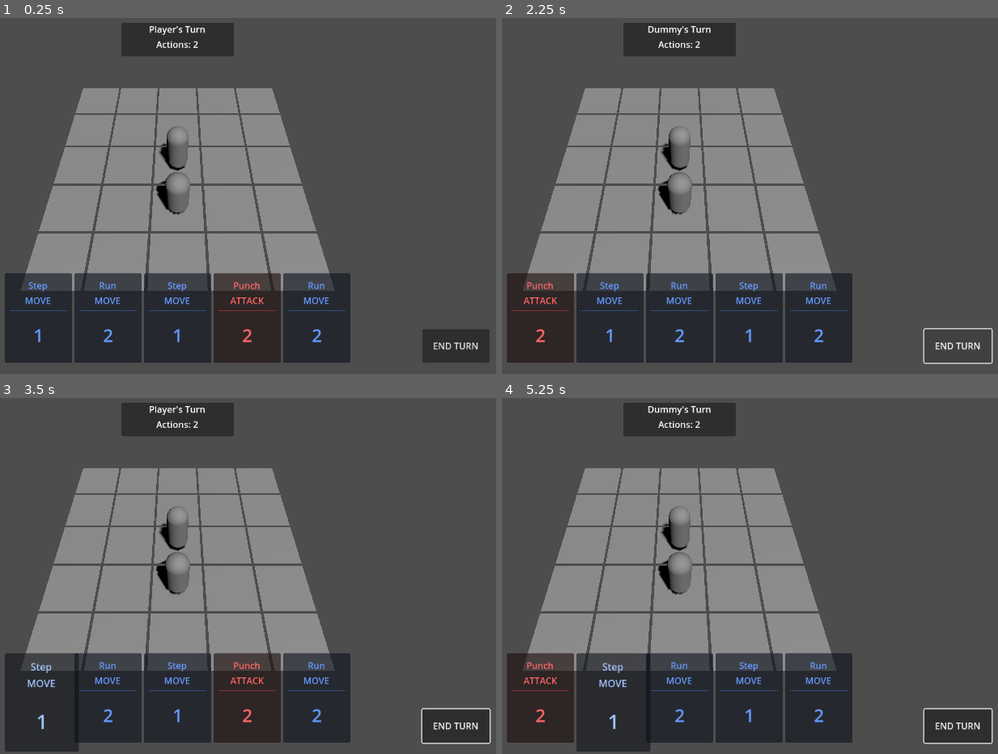
Above: before the commit, frames 1-4 (two rows, left to right).
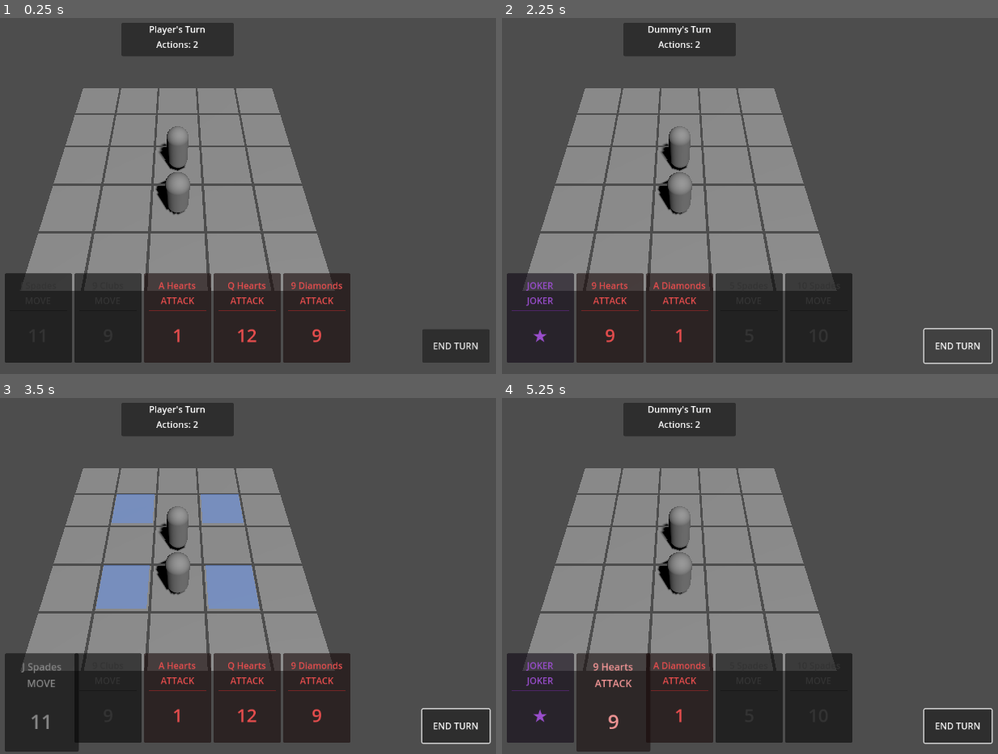
Above: after the commit, the same moments.

Repository: FredBros/king-of-the-apero
Game: Godot game, scene res://scenes/Arena.tscn
Same seed, same stepped clock (60 frames per second), same inputs: the game is played once before the commit and once after it.
Inputs (mouse positions are in pixels of both pictures, inside the frame that each line leads up to):
- Up to frame 1 (0.25 s): no input
- Up to frame 2 (2.25 s): click "END TURN" at 0.5 s; click "END TURN" at 1.25 s; click "END TURN" at 2 s
- Up to frame 3 (3.5 s): tap Enter at 2.75 s; move the mouse to (39, 697) at 2.77 s; click (39, 697) at 2.92 s
- Up to frame 4 (5.25 s): tap Space at 3.5, 5 s; move the mouse to (541, 704) at 3.52 s; click (541, 704) at 3.67 s; tap Enter at 4.25 s; click (541, 704) at 4.42 s; move the mouse to (611, 697) at 5.02 s; click (611, 697) at 5.17 s

The runs differ from the first frame. In frame 1, 1.1% of the frame differs, in the area x 1-70%, y 74-92%; in frame 2, 1.3%; in frame 3, 4.9%, in the area x 4-70%, y 26-93%; in frame 4, 1.3%.

Commit message:
Implement visual feedback and standard 52-card deck rules (Phase 2)
- Add visual highlighting for valid move and attack cells in GridManager.
- Implement wrestler rotation towards target before action.
- Replace test deck with standard 52-card deck + 2 Jokers in DeckManager.
- Define CardData properties for Suit, Rank, and MovePattern.
- Implement game rules based on suits:
  - Spades: Diagonal Move
  - Clubs: Orthogonal Move
  - Hearts: Diagonal Attack
  - Diamonds: Orthogonal Attack
  - Jokers: Omni-directional Move/Attack
- Simplify combat: Attacks deal 1 damage, range 1, removed push mechanics.
- Update CardUI to display suits and ranks (Jokers show star).

Diff:
--- a/scripts/CardData.gd
+++ b/scripts/CardData.gd
@@ -7,8 +7,17 @@
 	THROW
 }
 
+enum MovePattern {
+	ORTHOGONAL, # Pique / Coeur
+	DIAGONAL, # Trefle / Carreau
+	OMNI # Joker
+}
+
 @export var type: CardType
+@export var pattern: MovePattern = MovePattern.ORTHOGONAL
 @export var value: int = 1
 @export var title: String = "Card"
+@export var suit: String = ""
+@export var rank_label: String = ""
 @export var description: String = ""
 @export var icon: Texture2D
--- a/scripts/CardUI.gd
+++ b/scripts/CardUI.gd
@@ -13,19 +13,22 @@
 func setup(data: CardData) -> void:
 	card_data = data
 	title_label.text = data.title
-	value_label.text = str(data.value)
+
+	if data.suit == "Joker":
+		value_label.text = "★"
+	else:
+		value_label.text = str(data.value)
 
 	# Simple visual feedback based on type
-	match data.type:
-		CardData.CardType.MOVE:
-			type_label.text = "MOVE"
-			base_color = Color(0.4, 0.6, 1.0) # Blueish
-		CardData.CardType.ATTACK:
-			type_label.text = "ATTACK"
-			base_color = Color(1.0, 0.4, 0.4) # Reddish
-		CardData.CardType.THROW:
-			type_label.text = "THROW"
-			base_color = Color(1.0, 0.8, 0.2) # Yellowish
+	if data.suit in ["Hearts", "Diamonds"]:
+		type_label.text = "ATTACK"
+		base_color = Color(0.9, 0.3, 0.3) # Red
+	elif data.suit == "Joker":
+		type_label.text = "JOKER"
+		base_color = Color(0.6, 0.3, 0.8) # Purple
+	else:
+		type_label.text = "MOVE"
+		base_color = Color(0.2, 0.2, 0.2) # Black/Grey
 
 	self.modulate = base_color
 
--- a/scripts/DeckManager.gd
+++ b/scripts/DeckManager.gd
@@ -7,7 +7,7 @@
 func initialize_deck() -> void:
 	draw_pile.clear()
 	discard_pile.clear()
-	_create_test_deck()
+	_create_standard_deck()
 	shuffle_deck()
 
 func shuffle_deck() -> void:
@@ -30,17 +30,49 @@
 func discard_card(card: CardData) -> void:
 	discard_pile.append(card)
 
-func _create_test_deck() -> void:
-	# Create a simple balanced deck for testing
-	for i in range(10):
-		draw_pile.append(_create_card(CardData.CardType.MOVE, 1, "Step"))
-		draw_pile.append(_create_card(CardData.CardType.MOVE, 2, "Run"))
+func _create_standard_deck() -> void:
+	var suits = ["Spades", "Clubs", "Hearts", "Diamonds"]
 
-	for i in range(6):
-		draw_pile.append(_create_card(CardData.CardType.ATTACK, 2, "Punch"))
+	for suit in suits:
+		for rank in range(1, 14):
+			var card = CardData.new()
+			card.value = rank
+			card.suit = suit
 
-	for i in range(4):
-		draw_pile.append(_create_card(CardData.CardType.THROW, 2, "Suplex"))
+			# Set Rank Label
+			if rank == 1: card.rank_label = "A"
+			elif rank == 11: card.rank_label = "J"
+			elif rank == 12: card.rank_label = "Q"
+			elif rank == 13: card.rank_label = "K"
+			else: card.rank_label = str(rank)
+
+			card.title = card.rank_label + " " + suit
+
+			match suit:
+				"Spades": # Pique (Noir) -> Move Diagonal
+					card.type = CardData.CardType.MOVE
+					card.pattern = CardData.MovePattern.DIAGONAL
+				"Clubs": # Trefle (Noir) -> Move Orthogonal
+					card.type = CardData.CardType.MOVE
+					card.pattern = CardData.MovePattern.ORTHOGONAL
+				"Hearts": # Coeur (Rouge) -> Attack Diagonal
+					card.type = CardData.CardType.ATTACK
+					card.pattern = CardData.MovePattern.DIAGONAL
+				"Diamonds": # Carreau (Rouge) -> Attack Orthogonal
+					card.type = CardData.CardType.ATTACK
+					card.pattern = CardData.MovePattern.ORTHOGONAL
+
+			draw_pile.append(card)
+
+	# Add 2 Jokers
+	for i in range(2):
+		var card = CardData.new()
+		card.type = CardData.CardType.MOVE
+		card.pattern = CardData.MovePattern.OMNI
+		card.value = 1
+		card.title = "JOKER"
+		card.suit = "Joker"
+		draw_pile.append(card)
 
 func _create_card(type: CardData.CardType, value: int, title: String) -> CardData:
 	var card = CardData.new()
--- a/scripts/GridManager.gd
+++ b/scripts/GridManager.gd
@@ -25,8 +25,15 @@
 # Offset to center the grid in the world (0,0,0)
 var board_offset: Vector3
 
+# Validation and Highlighting
+var valid_cells: Array[Vector2i] = []
+var highlight_instances: Array[MeshInstance3D] = []
+var highlight_material_move: StandardMaterial3D
+var highlight_material_attack: StandardMaterial3D
+
 func _ready() -> void:
 	_calculate_offset()
+	_init_materials()
 	# Debug: Print the world position of the first cell (0,0)
 	print("Grid initialized. Cell (0,0) is at World Pos: ", grid_to_world(Vector2i(0, 0)))
 	_create_debug_grid()
@@ -41,10 +48,23 @@
 func on_card_selected(card: CardData) -> void:
 	current_card = card
 	print("GridManager received card: ", card.title)
+	_calculate_valid_cells()
+	_update_highlights()
 
 # Called by GameManager when turn changes
 func set_active_wrestler(wrestler: Wrestler) -> void:
 	active_wrestler = wrestler
+	_clear_highlights()
+	current_card = null
+
+func _init_materials() -> void:
+	highlight_material_move = StandardMaterial3D.new()
+	highlight_material_move.albedo_color = Color(0.4, 0.6, 1.0, 0.5) # Blue transparent
+	highlight_material_move.transparency = BaseMaterial3D.TRANSPARENCY_ALPHA
+
+	highlight_material_attack = StandardMaterial3D.new()
+	highlight_material_attack.albedo_color = Color(1.0, 0.4, 0.4, 0.5) # Red transparent
+	highlight_material_attack.transparency = BaseMaterial3D.TRANSPARENCY_ALPHA
 
 func _handle_grid_click(mouse_pos: Vector2) -> void:
 	if not active_wrestler or not current_card:
@@ -55,48 +75,127 @@
 		return
 
 	print("Clicked cell: ", clicked_cell)
+
+	# Strict Validation: Check if the cell is in the pre-calculated valid list
+	if not clicked_cell in valid_cells:
+		print("Invalid move/target!")
+		return
 
 	# Check if we have actions left
 	if game_manager and game_manager.current_actions <= 0:
 		print("No actions left!")
 		return
 
+	# Rotate wrestler towards target
+	active_wrestler.look_at_target(to_global(grid_to_world(clicked_cell)))
+
+	var is_joker = current_card.suit == "Joker"
+	var target = _get_wrestler_at(clicked_cell)
+
 	# Logic based on card type
-	if current_card.type == CardData.CardType.MOVE:
-		# Calculate Manhattan distance (grid steps)
-		var diff = (clicked_cell - active_wrestler.grid_position).abs()
-		var distance = diff.x + diff.y
-
-		if distance <= current_card.value:
-			active_wrestler.move_to_grid_position(clicked_cell)
+	if target:
+		if current_card.type == CardData.CardType.ATTACK or is_joker:
+			target.take_damage(1)
 			_consume_card()
-		else:
-			print("Too far! Max distance: ", current_card.value)
-
-	elif current_card.type == CardData.CardType.ATTACK:
-		var target = _get_wrestler_at(clicked_cell)
-		if target and target != active_wrestler:
-			# Check range (Attack is usually adjacent, distance = 1)
-			var diff = (clicked_cell - active_wrestler.grid_position).abs()
-			if (diff.x + diff.y) == 1:
-				target.take_damage(current_card.value)
-				_consume_card()
-
-	elif current_card.type == CardData.CardType.THROW:
-		var target = _get_wrestler_at(clicked_cell)
-		if target and target != active_wrestler:
-			# Check range (Throw is usually adjacent)
-			var diff = (clicked_cell - active_wrestler.grid_position).abs()
-			if (diff.x + diff.y) == 1:
-				# Push direction: From Attacker TO Target
-				var direction = (clicked_cell - active_wrestler.grid_position)
-				var push_dest = clicked_cell + (direction * current_card.value) # Push X cells away
-				target.push_to(push_dest)
-				_consume_card()
+	elif current_card.type == CardData.CardType.MOVE or is_joker:
+		active_wrestler.move_to_grid_position(clicked_cell)
+		_consume_card()
+
+func _calculate_valid_cells() -> void:
+	valid_cells.clear()
+	if not active_wrestler or not current_card:
+		return
+
+	var is_joker = current_card.suit == "Joker"
+
+	if current_card.type == CardData.CardType.MOVE or is_joker:
+		# Check all cells within range
+		var range_val = 1
+		for x in range(-range_val, range_val + 1):
+			for y in range(-range_val, range_val + 1):
+				var offset = Vector2i(x, y)
+				var target_pos = active_wrestler.grid_position + offset
+
+				if not is_valid_cell(target_pos): continue
+
+				# Check Pattern (Orthogonal vs Diagonal)
+				var valid_pattern = false
+				if is_joker:
+					valid_pattern = true
+				elif current_card.pattern == CardData.MovePattern.ORTHOGONAL:
+					if offset.x == 0 or offset.y == 0: valid_pattern = true
+				elif current_card.pattern == CardData.MovePattern.DIAGONAL:
+					if abs(offset.x) == abs(offset.y): valid_pattern = true
+
+				if not valid_pattern: continue
+
+				var diff = offset.abs()
+
+				# Distance Check (Range 1)
+				var valid_dist = false
+				if is_joker:
+					if diff.x <= 1 and diff.y <= 1 and (diff.x + diff.y > 0): valid_dist = true
+				elif current_card.pattern == CardData.MovePattern.ORTHOGONAL:
+					if diff.x + diff.y == 1: valid_dist = true
+				elif current_card.pattern == CardData.MovePattern.DIAGONAL:
+					if diff.x == 1 and diff.y == 1: valid_dist = true
+
+				if valid_dist:
+					# Move requires empty cell
+					if _get_wrestler_at(target_pos) == null:
+						valid_cells.append(target_pos)
+
+	if current_card.type == CardData.CardType.ATTACK or is_joker:
+		# Check all opponents
+		for w in wrestlers:
+			if w == active_wrestler: continue
+
+			var diff = (w.grid_position - active_wrestler.grid_position).abs()
+
+			# Attack range is 1 (Adjacent)
+			# But we must check pattern
+			var is_valid_pos = false
+
+			if is_joker:
+				if max(diff.x, diff.y) == 1: is_valid_pos = true
+			elif current_card.pattern == CardData.MovePattern.ORTHOGONAL:
+				# Distance 1 Manhattan is always orthogonal
+				if diff.x + diff.y == 1: is_valid_pos = true
+			elif current_card.pattern == CardData.MovePattern.DIAGONAL:
+				# Diagonal adjacent means dx=1 and dy=1 (Manhattan=2)
+				if diff.x == 1 and diff.y == 1: is_valid_pos = true
+
+			if is_valid_pos:
+				valid_cells.append(w.grid_position)
+
+func _update_highlights() -> void:
+	_clear_highlights()
+
+	for cell in valid_cells:
+		var material = highlight_material_move
+		if _get_wrestler_at(cell) != null:
+			material = highlight_material_attack
+
+		var mesh_inst = MeshInstance3D.new()
+		var plane = PlaneMesh.new()
+		plane.size = Vector2(cell_size * 0.9, cell_size * 0.9)
+		mesh_inst.mesh = plane
+		mesh_inst.material_override = material
+		mesh_inst.position = grid_to_world(cell)
+		mesh_inst.position.y = 0.1 # Slightly above ground to avoid z-fighting
+		add_child(mesh_inst)
+		highlight_instances.append(mesh_inst)
+
+func _clear_highlights() -> void:
+	for inst in highlight_instances:
+		inst.queue_free()
+	highlight_instances.clear()
 
 func _consume_card() -> void:
 	if game_manager:
 		game_manager.use_card(current_card)
+	_clear_highlights()
+	current_card = null
 
 func _get_cell_under_mouse(mouse_pos: Vector2) -> Vector2i:
 	var camera = get_viewport().get_camera_3d()
--- a/scripts/Wrestler.gd
+++ b/scripts/Wrestler.gd
@@ -58,3 +58,9 @@
 
 	var tween = create_tween()
 	tween.tween_property(self, "position", target_world_pos, 0.4).set_trans(Tween.TRANS_BACK).set_ease(Tween.EASE_OUT)
+
+# Rotate the wrestler to face a target position (keeping Y axis upright)
+func look_at_target(target_pos: Vector3) -> void:
+	var look_pos = target_pos
+	look_pos.y = global_position.y
+	look_at(look_pos, Vector3.UP)
